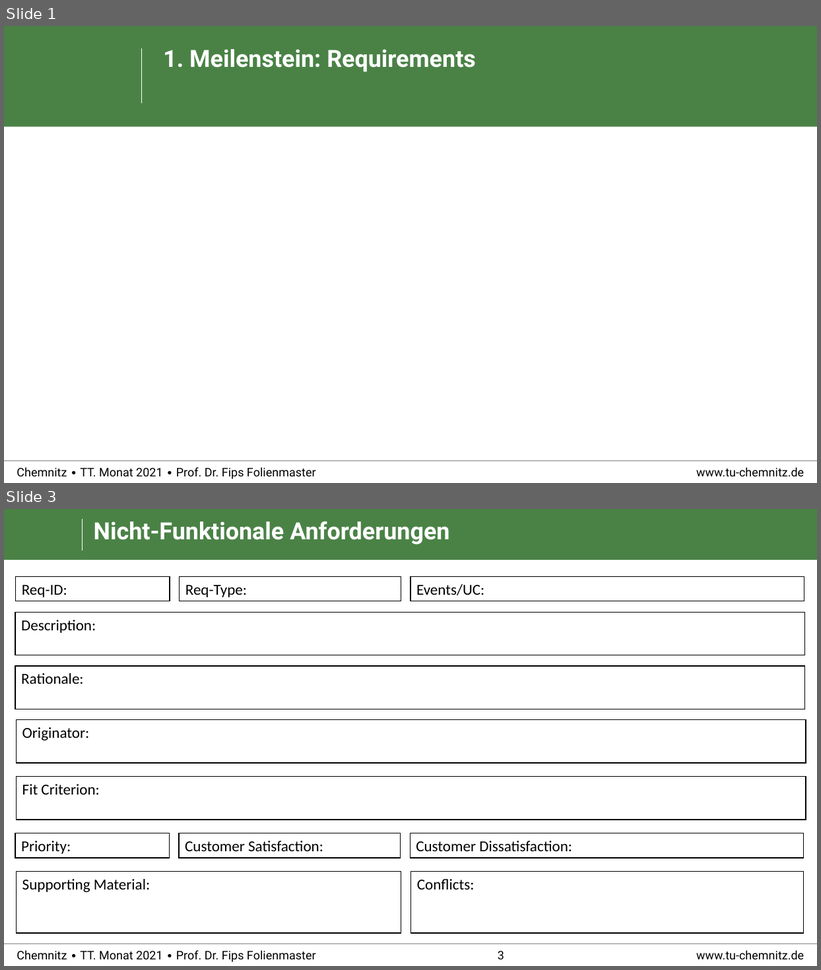
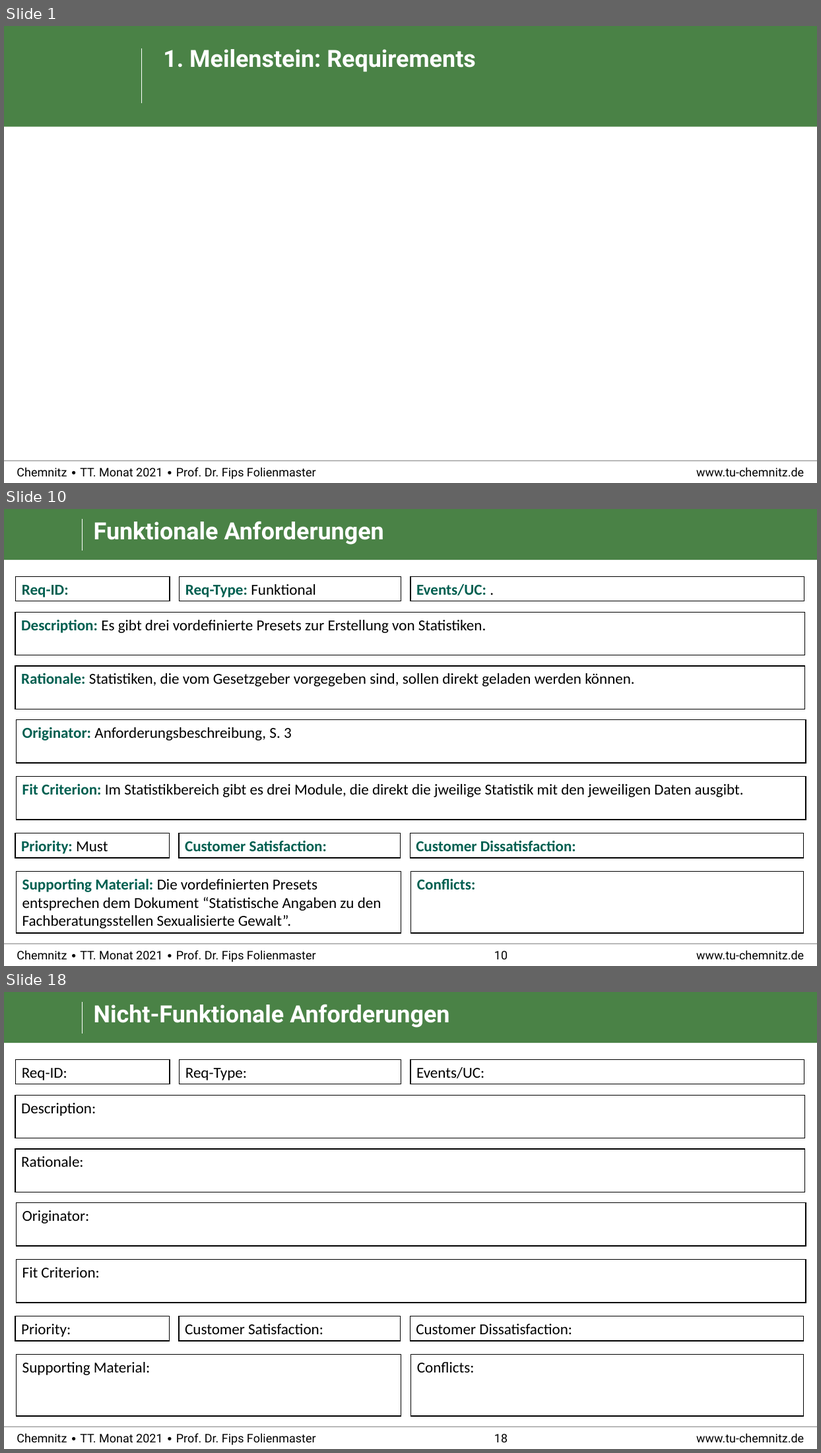
Before and after one commit to RealBiggerBo/Softwaretechnik, a slide deck: SnowCards_Requirements.pptx. Shown one above the other, each under a label of ours: slides 1 and 3 before the commit, slides 1, 10 and 18 after it; the slides between them are not shown. The pictures are 821x970 and 821x1453 pixels, drawn with LibreOffice and Linux fonts; fonts in the diff are those of the drawing; background and template pictures are left out. Boxes give left, top, right and bottom in pixels: in the first picture for what was removed or moved away, otherwise in the second. Text is boxed around its words. In the diff, an @@ line names an element or a change of style, - is before the commit and + after.

```diff
--- a/SnowCards_Requirements.pptx
+++ b/SnowCards_Requirements.pptx
@@ slide 10 added at (4, 509, 817, 966), background #FFFFFF; not listed: 6 template elements that a slide beside it also shows @@
@@ title added at (94, 521, 384, 545), 28 pt, text #FFFFFF, bold @@
+Funktionale Anforderungen
@@ rectangle added at (16, 577, 170, 601), fill #FFFFFF, outline #000000 1 pt, 18 pt, text #005F50, bold @@
+Req-ID:
@@ rectangle added at (180, 577, 401, 601), fill #FFFFFF, outline #000000 1 pt, 18 pt, text #000000 @@
+Req-Type: Funktional
@@ rectangle added at (411, 577, 805, 601), fill #FFFFFF, outline #000000 1 pt, 18 pt, text #005F50, bold @@
+Events/UC: .
@@ group added at (15, 612, 806, 820): 4 rectangles @@
+Description: Es gibt drei vordefinierte Presets zur Erstellung von Statistiken.
+Rationale: Statistiken, die vom Gesetzgeber vorgegeben sind, sollen direkt geladen werden können.
+Originator: Anforderungsbeschreibung, S. 3
+Fit Criterion: Im Statistikbereich gibt es drei Module, die direkt die jweilige Statistik mit den jeweiligen Daten ausgibt.
@@ rectangle added at (15, 834, 169, 858), fill #FFFFFF, outline #000000 1 pt, 18 pt, text #005F50, bold @@
+Priority: Must
@@ rectangle added at (179, 834, 401, 858), fill #FFFFFF, outline #000000 1 pt, 18 pt, text #005F50, bold @@
+Customer Satisfaction:
@@ rectangle added at (411, 834, 805, 858), fill #FFFFFF, outline #000000 1 pt, 18 pt, text #005F50, bold @@
+Customer Dissatisfaction:
@@ rectangle added at (16, 872, 401, 933), fill #FFFFFF, outline #000000 1 pt, 18 pt, text #000000 @@
+Supporting Material: Die vordefinierten Presets entsprechen dem Dokument “Statistische Angaben zu den Fachberatungsstellen Sexualisierte Gewalt”.
@@ rectangle added at (411, 872, 805, 933), fill #FFFFFF, outline #000000 1 pt, 18 pt, text #005F50, bold @@
+Conflicts:
@@ what was slide 3 is now slide 18 @@
@@ page number at (494, 1434, 508, 1443): text changed @@
-3
+18
```
Also in this commit, not shown: 1 slide changed, 14 other slides added.
